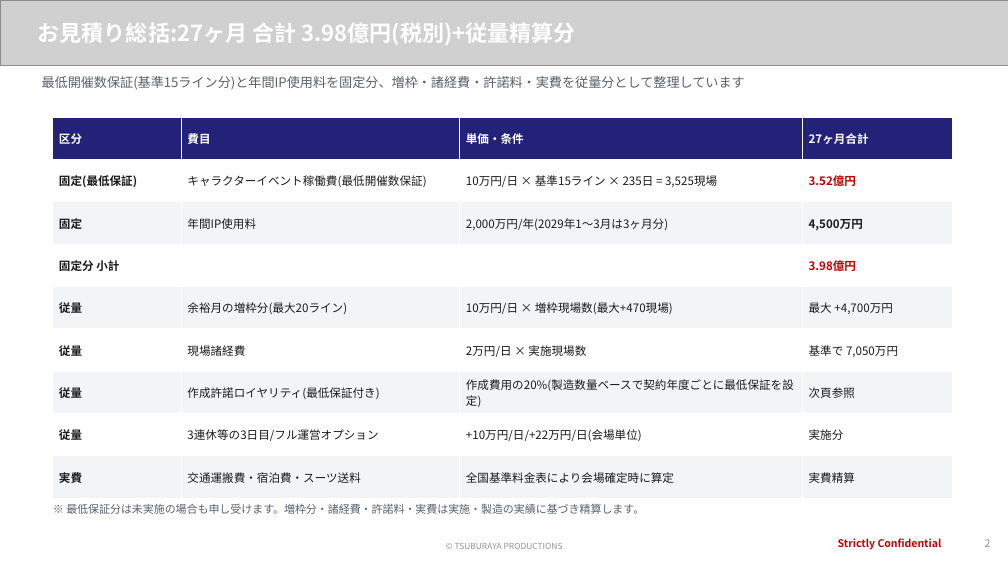
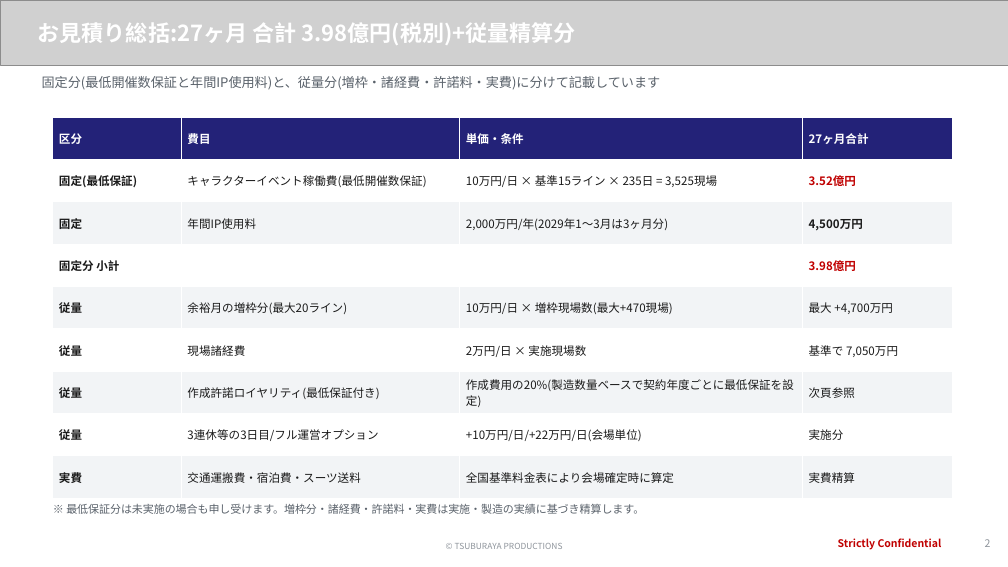
Before and after one commit to hayatoshintani-spe/kessho-lens, a slide deck: slide 2 of docs/proposals/softbank-ultraman-caravan/SB様提示用_お見積り_最低保証プラン.pptx. Drawn at 1008x567 pixels with LibreOffice and Linux fonts; fonts in the diff are those of the drawing; grey boxes stand for pictures. Boxes give left, top, right and bottom in pixels: in the first picture for what was removed or moved away, otherwise in the second. Text is boxed around its words. In the diff, an @@ line names an element or a change of style, - is before the commit and + after.

```diff
--- a/docs/proposals/softbank-ultraman-caravan/SB様提示用_お見積り_最低保証プラン.pptx
+++ b/docs/proposals/softbank-ultraman-caravan/SB様提示用_お見積り_最低保証プラン.pptx
@@ text at (42,76,661,90): text changed @@
-最低開催数保証(基準15ライン分)と年間IP使用料を固定分、増枠・諸経費・許諾料・実費を従量分として整理しています
+固定分(最低開催数保証と年間IP使用料)と、従量分(増枠・諸経費・許諾料・実費)に分けて記載しています
```
Also in this commit, not shown: 2 other slides changed, 5 other files.
